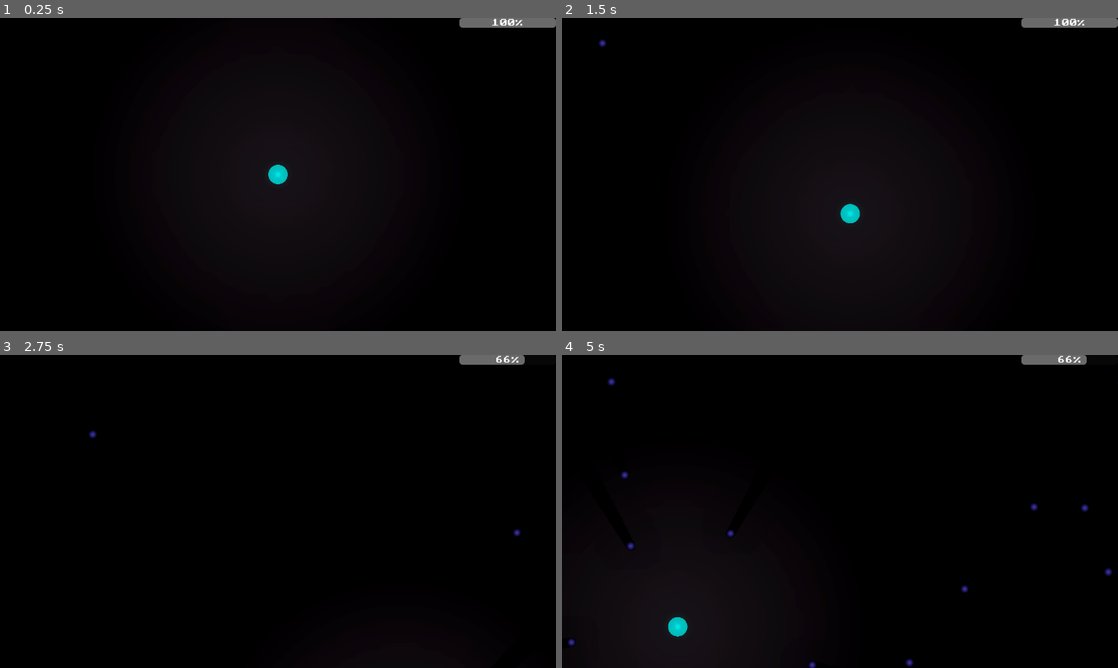
Above: before the commit, frames 1-4 (two rows, left to right).
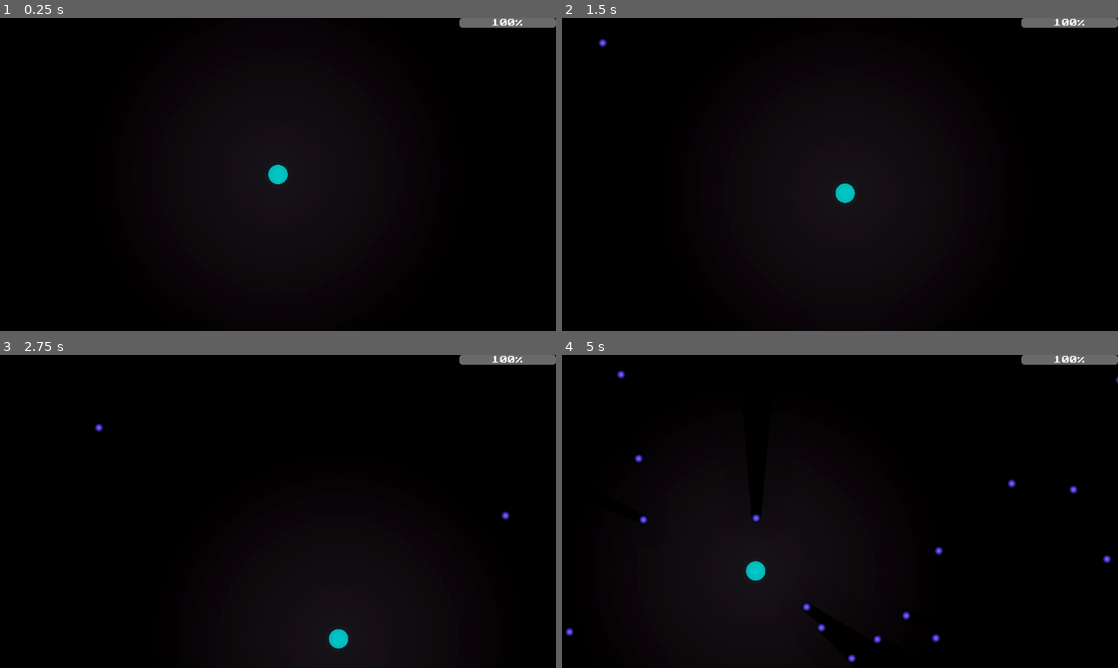
Above: after the commit, the same moments.

Repository: Iviv122/safe_to_scare
Game: Godot game, scene res://main.tscn
The game is run twice, just before and just after one commit, with the same random seed, the same clock (stepped at 60 frames per second) and the same inputs.
Inputs:
- Up to frame 1 (0.25 s): no input
- Up to frame 2 (1.5 s): tap Enter at 0.5 s; hold Right 0.53-1.28 s; hold A (a) 0.53-1.28 s; tap D (d) at 0.8, 1.35 s; hold Down from 1.28 s (still down)
- Up to frame 3 (2.75 s): tap S (s) at 1.55 s; release Down at 2.03 s; hold Right from 2.03 s (still down); hold S (s) from 2.03 s (still down); tap W (w) at 2.3 s
- Up to frame 4 (5 s): release Right at 2.78 s; release S (s) at 2.78 s; hold Up 2.78-3.53 s; tap W (w) at 2.85 s; tap A (a) at 3.05 s; hold A (a) 3.53-4.28 s; hold Left from 3.53 s (still down); tap D (d) at 3.8, 4.35 s; tap S (s) at 4.55 s

The runs differ from the first frame. In frame 1, less than 0.1% of the frame differs, in the area x 49-51%, y 49-51%; in frame 2, 0.4%; in frame 3, 0.6%; in frame 4, 1.4%, in the area x 0-100%, y 0-100%.

Commit message:
smoother movement

Diff:
--- a/assets/prefabs/character.tscn
+++ b/assets/prefabs/character.tscn
@@ -8,8 +8,8 @@
 radius = 60.74537
 
 [sub_resource type="Gradient" id="Gradient_b5nef"]
-offsets = PackedFloat32Array(0, 0.006666667, 0.64666665)
-colors = PackedColorArray(1, 1, 1, 1, 0.72164947, 0.72164947, 0.72164947, 1, 0, 0, 0, 1)
+offsets = PackedFloat32Array(0, 0.64666665)
+colors = PackedColorArray(0.72164947, 0.72164947, 0.72164947, 1, 0, 0, 0, 1)
 
 [sub_resource type="GradientTexture2D" id="GradientTexture2D_jj5up"]
 gradient = SubResource("Gradient_b5nef")
@@ -21,7 +21,6 @@
 [node name="CharacterBody2D" type="CharacterBody2D"]
 motion_mode = 1
 script = ExtResource("1_hv81v")
-speed = 900.0
 metadata/_custom_type_script = "uid://bv1cw1etcheas"
 
 [node name="CollisionShape2D" type="CollisionShape2D" parent="."]
--- a/assets/prefabs/enemies/basic_enemy.tscn
+++ b/assets/prefabs/enemies/basic_enemy.tscn
@@ -1,16 +1,15 @@
-[gd_scene load_steps=9 format=3 uid="uid://cuh7dwoljcti3"]
+[gd_scene load_steps=8 format=3 uid="uid://cuh7dwoljcti3"]
 
 [ext_resource type="Script" uid="uid://bpk15taasrsye" path="res://objects/enemy/enemy.gd" id="1_xppan"]
 [ext_resource type="Resource" uid="uid://caq34i3pyskbr" path="res://assets/globals/player_pos.tres" id="2_631gd"]
 [ext_resource type="Texture2D" uid="uid://bwb0krut0npvl" path="res://raw_assets/sprites/Circle.png" id="3_xppan"]
-[ext_resource type="Script" uid="uid://dreu4tk4en3i5" path="res://objects/player/body/blicking_light.gd" id="4_631gd"]
 [ext_resource type="Script" uid="uid://v5sl8sb7nw0m" path="res://objects/circle_ocluder.gd" id="5_5gwru"]
 
 [sub_resource type="Gradient" id="Gradient_b5nef"]
-offsets = PackedFloat32Array(0, 0.006666667, 0.64666665)
-colors = PackedColorArray(1, 1, 1, 1, 0.72164947, 0.72164947, 0.72164947, 1, 0, 0, 0, 1)
+offsets = PackedFloat32Array(0, 0.64666665)
+colors = PackedColorArray(0.72164947, 0.72164947, 0.72164947, 1, 0, 0, 0, 1)
 
-[sub_resource type="GradientTexture2D" id="GradientTexture2D_5gwru"]
+[sub_resource type="GradientTexture2D" id="GradientTexture2D_jj5up"]
 gradient = SubResource("Gradient_b5nef")
 width = 256
 height = 256
@@ -20,12 +19,11 @@
 [sub_resource type="OccluderPolygon2D" id="OccluderPolygon2D_631gd"]
 cull_mode = 1
 
-[node name="Enemy" type="Area2D" node_paths=PackedStringArray("collision_shape", "occluder")]
+[node name="Enemy" type="Area2D" node_paths=PackedStringArray("collision_shape")]
 scale = Vector2(0.3, 0.3)
 script = ExtResource("1_xppan")
 collision_shape = NodePath("CollisionPolygon2D")
 character_pos = ExtResource("2_631gd")
-occluder = NodePath("")
 metadata/_custom_type_script = "uid://bpk15taasrsye"
 
 [node name="CollisionPolygon2D" type="CollisionPolygon2D" parent="."]
@@ -33,14 +31,12 @@
 
 [node name="PointLight2D" type="PointLight2D" parent="."]
 scale = Vector2(1.0666646, 1.0666646)
+energy = 2.0
 shadow_enabled = true
 shadow_color = Color(0, 0, 0, 0.8)
 shadow_item_cull_mask = 2
-texture = SubResource("GradientTexture2D_5gwru")
+texture = SubResource("GradientTexture2D_jj5up")
 texture_scale = 0.52
-script = ExtResource("4_631gd")
-magnitude = 0.02
-metadata/_custom_type_script = "uid://dreu4tk4en3i5"
 
 [node name="Sprite2D" type="Sprite2D" parent="."]
 self_modulate = Color(0.3764706, 0.30980393, 1, 1)
--- a/objects/player/body/character_movement.gd
+++ b/objects/player/body/character_movement.gd
@@ -2,8 +2,6 @@
 class_name CharacterMovement
 
 @export var character_pos : PlayerNode
-
-@export var speed : float
 
 var direction : Vector2 = Vector2(0,0)
 
@@ -24,9 +22,10 @@
 		direction.x -=1
 
 	if direction:
-		velocity = direction.normalized() * speed
+		# deacc
+		velocity = velocity.move_toward(direction.normalized() * PlayerStatsInstance.speed,PlayerStatsInstance.speed/2)
 	else:
-
-		velocity = velocity.move_toward(Vector2.ZERO,speed)
+		# deacc
+		velocity = velocity.move_toward(velocity/2,PlayerStatsInstance.speed/5)
 
 	move_and_slide()
--- a/objects/player/stats/player_stats.gd
+++ b/objects/player/stats/player_stats.gd
@@ -2,6 +2,7 @@
 class_name PlayerStats
 
 var health : float = 3
+var speed : float = 450
 
 signal updated()
 signal died()
